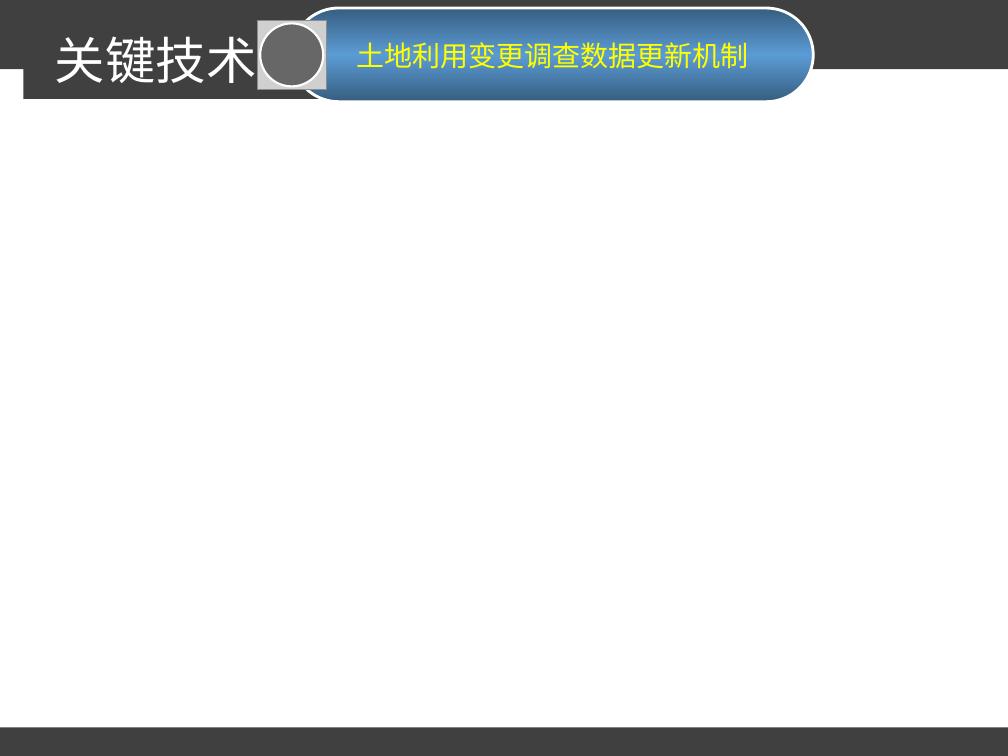
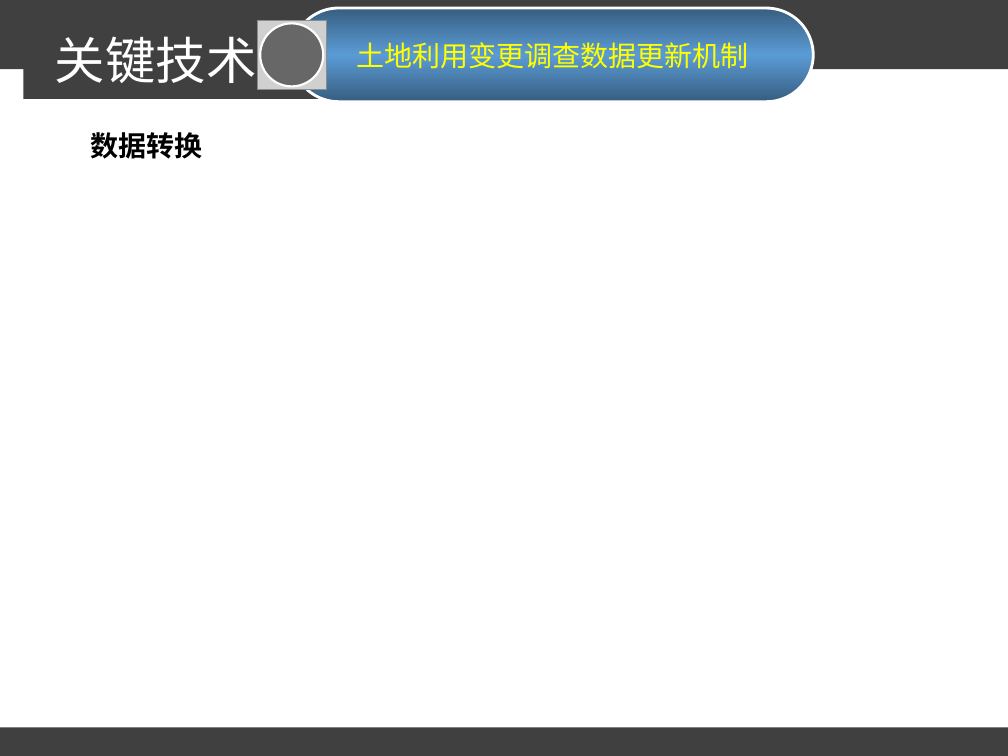
Before and after one commit to sunxianlei/MyThesis, a slide deck: slide 37 of 汇报答辩/论文答辩.ppt (slide 26 before the commit). Drawn at 1008x756 pixels with LibreOffice and Linux fonts; fonts in the diff are those of the drawing; grey boxes stand for pictures. Boxes give left, top, right and bottom in pixels: in the first picture for what was removed or moved away, otherwise in the second. Text is boxed around its words. In the diff, an @@ line names an element or a change of style, - is before the commit and + after.

```diff
--- a/汇报答辩/论文答辩.ppt
+++ b/汇报答辩/论文答辩.ppt
@@ text added at bbox=[90, 132, 202, 159], 20 pt, text #000000, bold @@
+数据转换
```
Also in this commit, not shown: 11 slides added.
